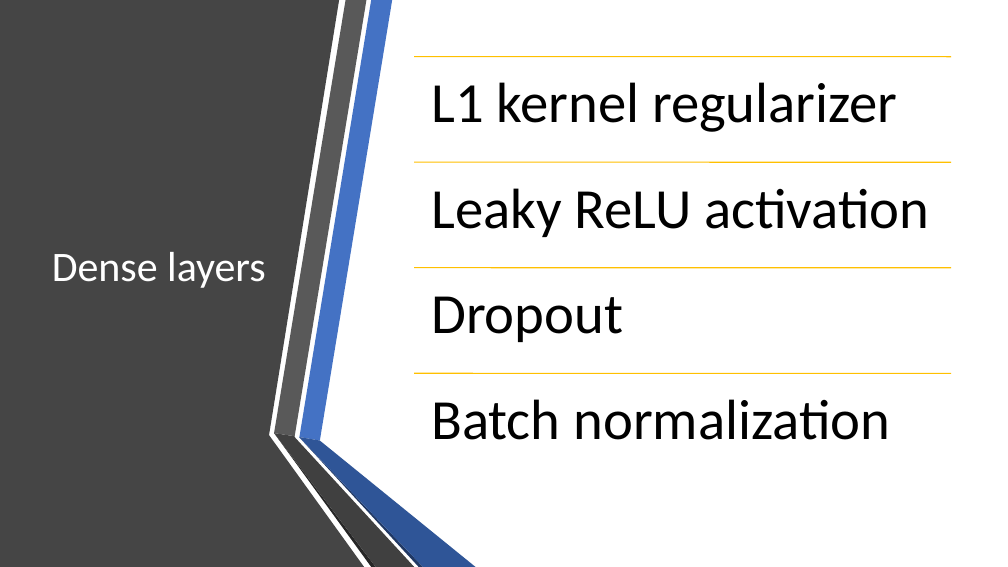
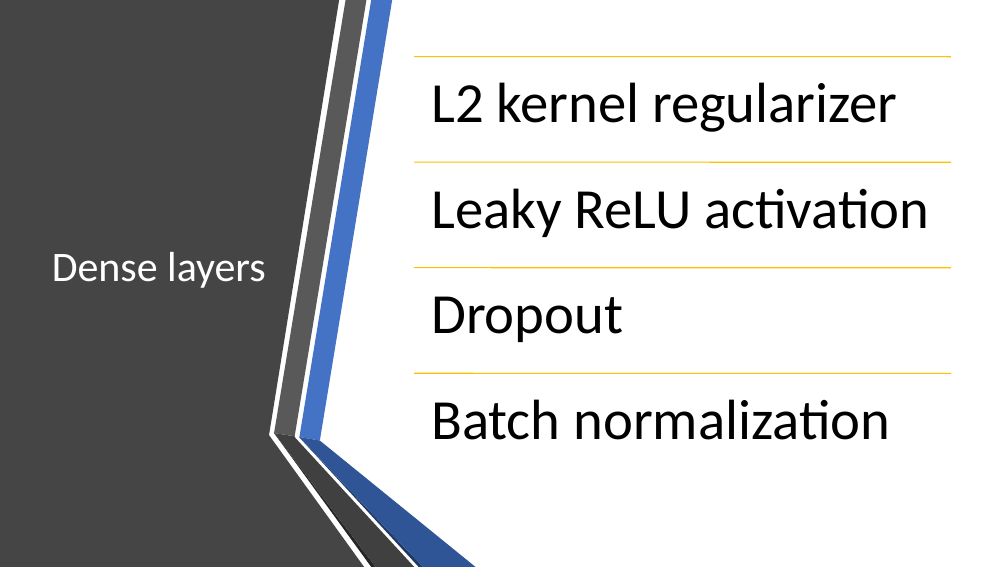
Before and after one commit to tiberiuv/movie_recommendation, a slide deck: slide 11 of docs/recommendation_system_master.pptx. Drawn at 1008x567 pixels with LibreOffice and Linux fonts; fonts in the diff are those of the drawing. Boxes give left, top, right and bottom in pixels: in the first picture for what was removed or moved away, otherwise in the second. Text is boxed around its words. In the diff, an @@ line names an element or a change of style, - is before the commit and + after.

```diff
--- a/docs/recommendation_system_master.pptx
+++ b/docs/recommendation_system_master.pptx
@@ text at (431, 82, 898, 132): text changed @@
-L1 kernel regularizer
+L2 kernel regularizer
```
Also in this commit, not shown: 6 other files.
